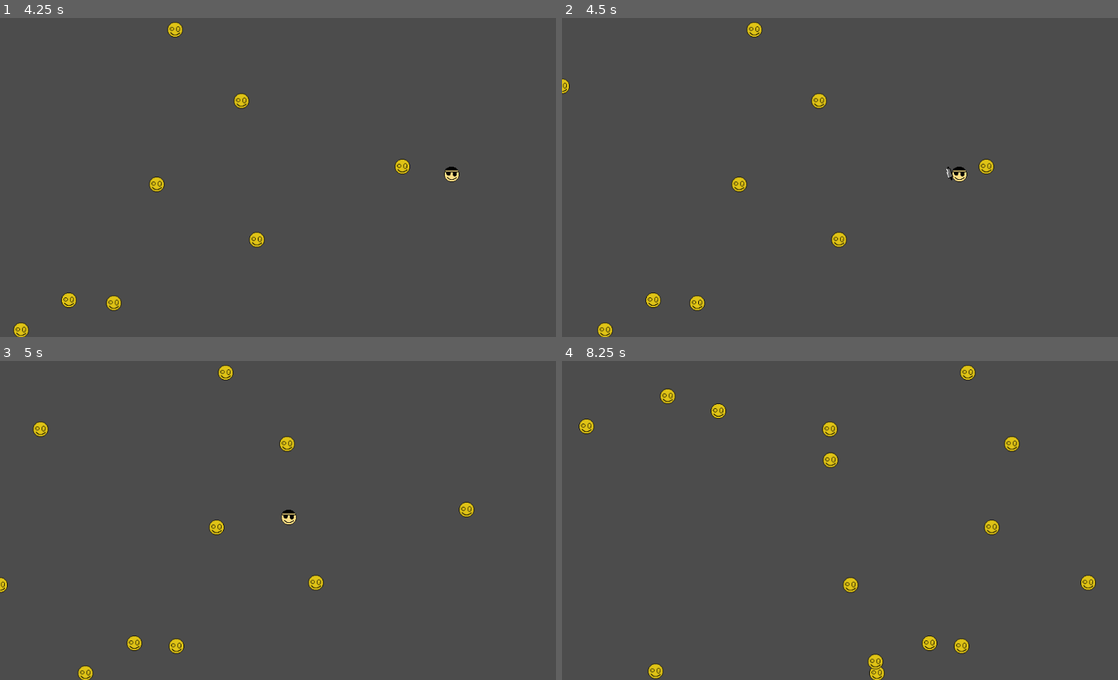
Above: before the commit, frames 1-4 (two rows, left to right).
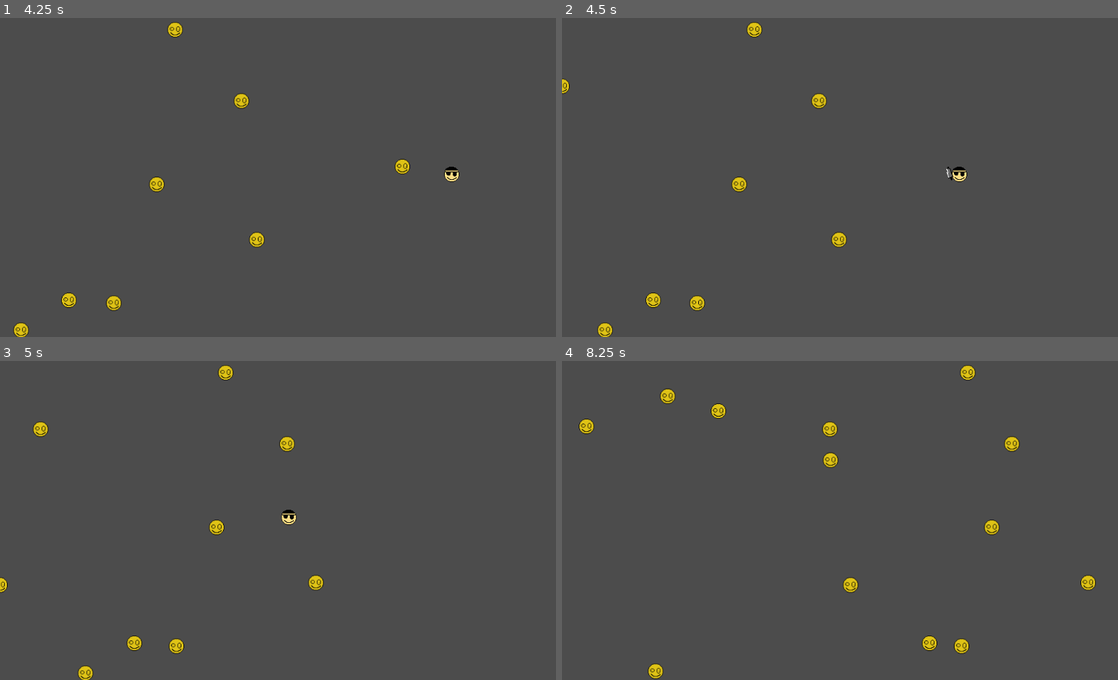
Above: after the commit, the same moments.

Repository: amandodaw/InitialFiles
Game: Godot game, scene res://Scenes/World.tscn
Two runs of this game, one before a commit and one after it. Both use one fixed random seed, a clock stepped at 60 frames per second and the inputs below.
Inputs:
- Up to frame 1 (4.25 s): tap Enter at 0.5 s; hold Right (ui_right) 0.53-1.28 s; tap D (d) every 0.75 s from 0.6 to 3.6 s; hold Down (ui_down) 1.28-2.03 s; hold Right (ui_right) 2.03-2.78 s; hold Up (ui_up) 2.78-3.53 s; hold Left (ui_left) from 3.53 s (still down)
- Up to frame 2 (4.5 s): keep holding Left (ui_left); tap D (d) at 4.35 s
- Up to frame 3 (5 s): keep holding Left (ui_left)
- Up to frame 4 (8.25 s): release Left (ui_left) at 5.03 s; hold Down (ui_down) 5.03-5.78 s; tap D (d) every 0.75 s from 5.1 to 8.1 s; hold Right (ui_right) 5.78-6.53 s; hold Up (ui_up) 6.53-7.28 s; hold Right (ui_right) 7.28-8.03 s; hold Down (ui_down) from 8.03 s (still down)

Frame 1 is identical in both runs. In frame 2, 0.1% of the frame differs, in the area x 74-78%, y 44-50%; in frame 3, 0.1%; in frame 4, 0.2%, in the area x 55-58%, y 91-100%.

Commit message:
Ahora mismo funciona
Faltan puntos, eliminar los mobs cuando salen por la pantalla con visibilitynotifier (como en dodge the creeps), una vida que va disminuyendo conforme los enemigos alcanzan la parte de la derecha de la pantalla, y ya está de momento

Diff:
--- a/Initial Files/Scenes/Mob.tscn
+++ b/Initial Files/Scenes/Mob.tscn
@@ -7,7 +7,6 @@
 radius = 13.0384
 
 [node name="Mob" type="RigidBody2D"]
-collision_mask = 2
 gravity_scale = 0.0
 script = ExtResource( 2 )
 __meta__ = {
@@ -21,4 +20,11 @@
 light_mask = 2
 shape = SubResource( 1 )
 
-[connection signal="body_entered" from="." to="." method="_on_Mob_body_entered"]
+[node name="Area2D" type="Area2D" parent="."]
+collision_mask = 2
+
+[node name="CollisionShape2D" type="CollisionShape2D" parent="Area2D"]
+shape = SubResource( 1 )
+
+[connection signal="area_entered" from="Area2D" to="." method="_on_Area2D_area_entered"]
+[connection signal="body_entered" from="Area2D" to="." method="_on_Area2D_body_entered"]
--- a/Initial Files/Scenes/Player.tscn
+++ b/Initial Files/Scenes/Player.tscn
@@ -8,6 +8,8 @@
 radius = 13.0
 
 [node name="Player" type="Area2D"]
+collision_layer = 0
+collision_mask = 0
 script = ExtResource( 2 )
 __meta__ = {
 "_edit_group_": true
--- a/Initial Files/Scenes/Sword.tscn
+++ b/Initial Files/Scenes/Sword.tscn
@@ -40,6 +40,7 @@
 
 [node name="Sword" type="Area2D"]
 scale = Vector2( 1.5, 1.5 )
+collision_layer = 2
 script = ExtResource( 2 )
 
 [node name="Sprite" type="Sprite" parent="."]
--- a/Initial Files/Scripts/Mob.gd
+++ b/Initial Files/Scripts/Mob.gd
@@ -1,6 +1,9 @@
 extends RigidBody2D
 
+func _on_Area2D_body_entered(body):
+	if body != self:
+		queue_free()
 
 
-func _on_Mob_body_entered(body):
+func _on_Area2D_area_entered(area):
 	queue_free()
